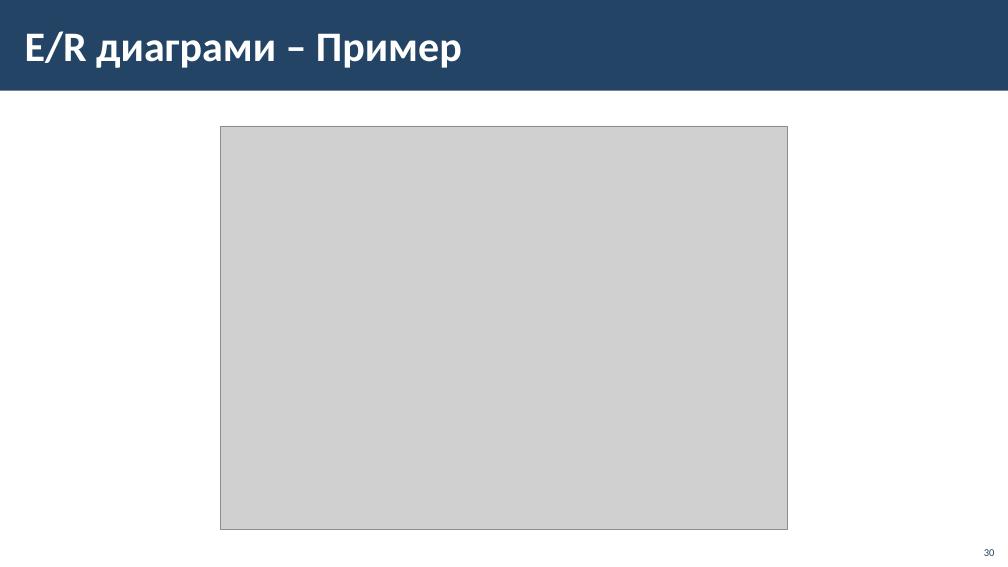
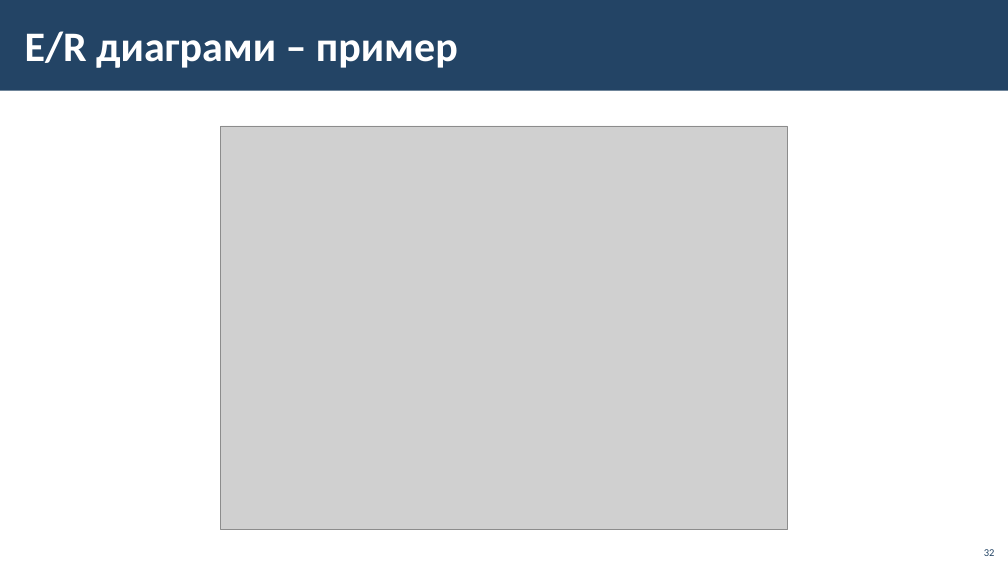
Before and after one commit to BG-IT-Edu/School-Programming, a slide deck: slide 32 of Courses/Software-Sciences/Module-3-Databases-New/07-Relationships-and-ER-Diagrams/07-Relationships-ER-Diagrams.pptx (slide 30 before the commit). Drawn at 1008x567 pixels with LibreOffice and Linux fonts; fonts in the diff are those of the drawing; grey boxes stand for pictures; background and template pictures are left out. Boxes give left, top, right and bottom in pixels: in the first picture for what was removed or moved away, otherwise in the second. Text is boxed around its words. In the diff, an @@ line names an element or a change of style, - is before the commit and + after.

```diff
--- a/Courses/Software-Sciences/Module-3-Databases-New/07-Relationships-and-ER-Diagrams/07-Relationships-ER-Diagrams.pptx
+++ b/Courses/Software-Sciences/Module-3-Databases-New/07-Relationships-and-ER-Diagrams/07-Relationships-ER-Diagrams.pptx
@@ title at bbox=[25, 31, 458, 68]: text changed @@
-E/R диаграми – Пример
+E/R диаграми – пример
@@ page number at bbox=[984, 549, 995, 556]: text changed @@
-30
+32
```
Also in this commit, not shown: 12 other slides changed, 3 slides added, 10 other files.
